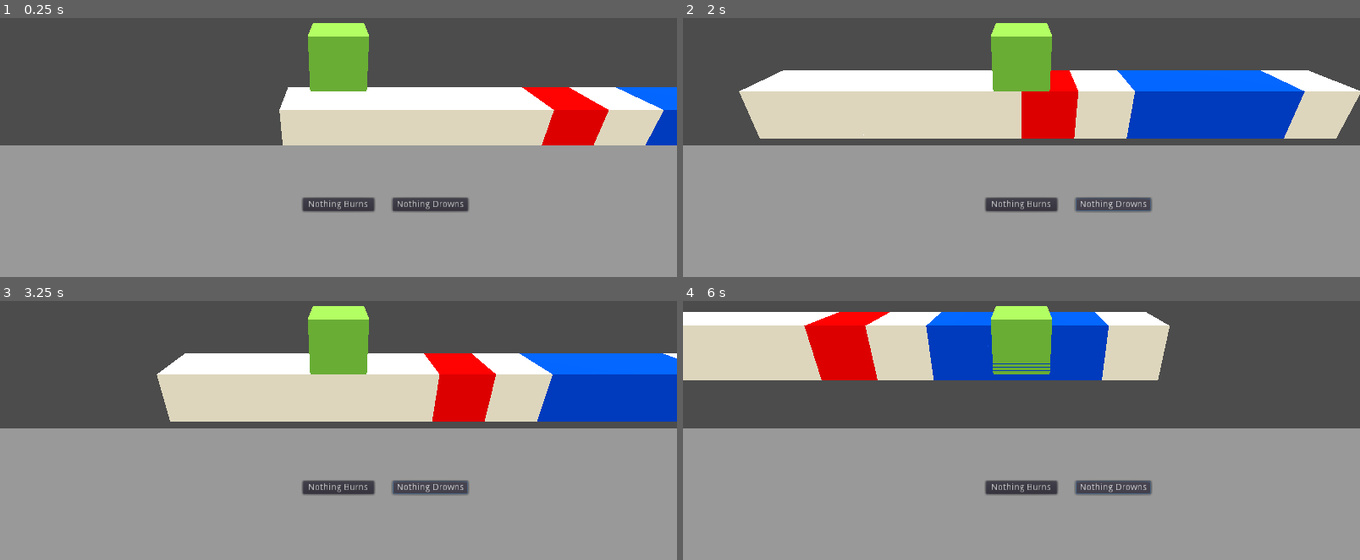
Above: before the commit, frames 1-4 (two rows, left to right).
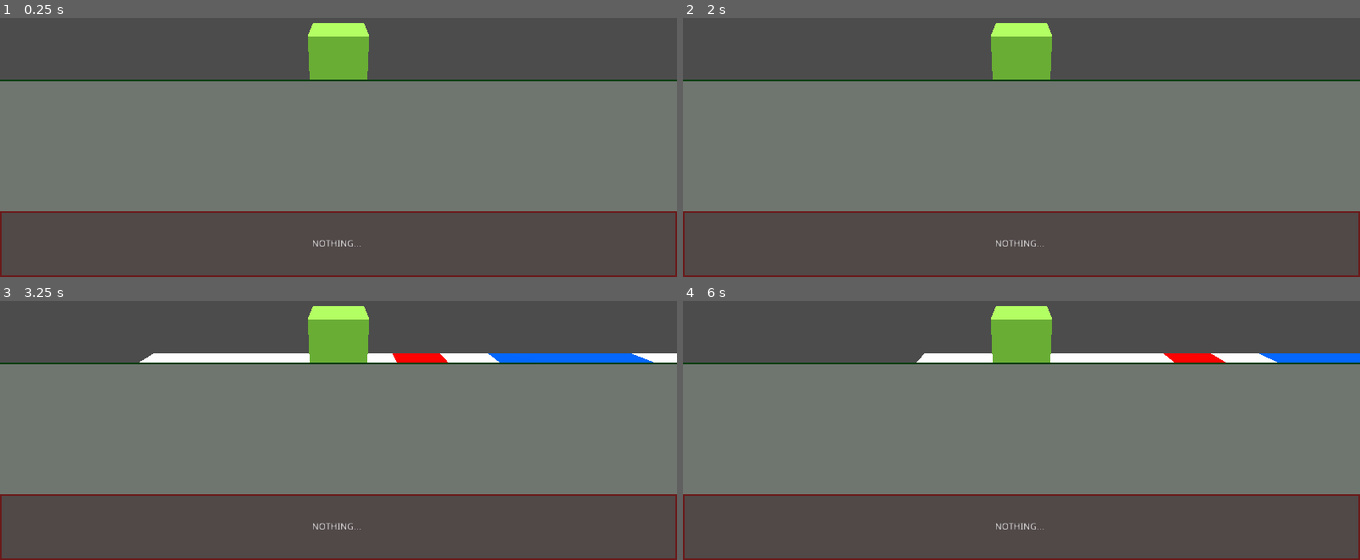
Above: after the commit, the same moments.

Repository: adngdb/ldjam45
Game: Godot game, scene res://Scenes/Main.tscn
The game is run twice, just before and just after one commit, with the same random seed, the same clock (stepped at 60 frames per second) and the same inputs.
Inputs (mouse positions are in pixels of both pictures, inside the frame that each line leads up to):
- Up to frame 1 (0.25 s): no input
- Up to frame 2 (2 s): click (1021, 204) at 0.5 s, where only the run before the commit has a clickable "Nothing Burns"; click (1116, 204) at 1.25 s, where only the run before the commit has a clickable "Nothing Drowns"
- Up to frame 3 (3.25 s): click (338, 487) at 2 s, where only the run before the commit has a clickable "Nothing Burns"; click (433, 487) at 2.75 s, where only the run before the commit has a clickable "Nothing Drowns"
- Up to frame 4 (6 s): click (1021, 487) at 3.5 s, where only the run before the commit has a clickable "Nothing Burns"; click (1116, 487) at 4.25 s, where only the run before the commit has a clickable "Nothing Drowns"

The runs differ from the first frame. In frame 1, 76% of the frame differs, in the area x 0-100%, y 23-100%; in frame 2, 79%; in frame 3, 77%; in frame 4, 89%, in the area x 0-100%, y 4-100%.

Commit message:
Add dynamic dragable buttons for words.

Diff:
--- a/Scenes/ControlDragDropHorizontal.tscn
+++ b/Scenes/ControlDragDropHorizontal.tscn
@@ -1,14 +1,25 @@
-[gd_scene load_steps=4 format=2]
+[gd_scene load_steps=5 format=2]
 
-[ext_resource path="res://Scripts/NothingBurnsButton.gd" type="Script" id=1]
-[ext_resource path="res://Scripts/NothingDrownsButton.gd" type="Script" id=2]
+[ext_resource path="res://Scripts/Rules.gd" type="Script" id=1]
+[ext_resource path="res://Scripts/NothingHolder.gd" type="Script" id=2]
 
 [sub_resource type="StyleBoxFlat" id=1]
+bg_color = Color( 0.435294, 0.462745, 0.435294, 1 )
+border_width_top = 2
+border_color = Color( 0.0431373, 0.247059, 0.0745098, 1 )
+
+[sub_resource type="StyleBoxFlat" id=2]
+bg_color = Color( 0.317647, 0.282353, 0.282353, 1 )
+border_width_left = 2
+border_width_top = 2
+border_width_right = 2
+border_width_bottom = 2
+border_color = Color( 0.415686, 0.101961, 0.101961, 1 )
 
 [node name="ControlDragDropHorizontal" type="Control"]
 anchor_right = 1.0
 anchor_bottom = 1.0
-margin_top = 400.0
+margin_top = 300.0
 
 [node name="Rules" type="Panel" parent="."]
 margin_right = 1024.0
@@ -16,19 +27,19 @@
 grow_horizontal = 0
 grow_vertical = 0
 custom_styles/panel = SubResource( 1 )
-
-[node name="NothingBurnsButton" type="Button" parent="Rules"]
-margin_left = 458.0
-margin_top = 80.0
-margin_right = 566.0
-margin_bottom = 100.0
-text = "Nothing Burns"
 script = ExtResource( 1 )
 
-[node name="NothingDrownsButton" type="Button" parent="Rules"]
-margin_left = 594.0
-margin_top = 80.0
-margin_right = 702.0
+[node name="NothingHolder" type="Panel" parent="."]
+anchor_bottom = 1.0
+margin_top = 200.0
+margin_right = 1024.0
+custom_styles/panel = SubResource( 2 )
+script = ExtResource( 2 )
+
+[node name="Label" type="Label" parent="NothingHolder"]
+margin_right = 1024.0
 margin_bottom = 100.0
-text = "Nothing Drowns"
-script = ExtResource( 2 )
+text = "Nothing... "
+align = 1
+valign = 1
+uppercase = true
--- /dev/null
+++ b/Scripts/NothingHolder.gd
@@ -0,0 +1,9 @@
+extends Panel
+
+func can_drop_data(_pos, data):
+	return data in State.rules_available
+
+func drop_data(_pos, data):
+	var word = State.RULES_DATA[data].word
+	get_node('Label').set_text('Nothing %s' % word)
+	State.activate_rule(data)
--- /dev/null
+++ b/Scripts/Rules.gd
@@ -0,0 +1,8 @@
+extends Panel
+
+func _ready():
+	for rule in State.rules_available:
+		var data = State.RULES_DATA[rule]
+		var word = WordDragable.new(rule, data.word)
+		add_child(word)
+		word.set_position(Vector2(20, 50))
--- a/Scripts/State.gd
+++ b/Scripts/State.gd
@@ -2,8 +2,14 @@
 
 enum Rule {
 	NOTHING_MOVES,
-	NOTHING_BURNS
-	NOTHING_DROWNS
+	NOTHING_BURNS,
+	NOTHING_DROWNS,
+}
+
+const RULES_DATA = {
+	Rule.NOTHING_MOVES: {
+		"word": "moves",
+	},
 }
 
 var rules_available = []
--- /dev/null
+++ b/Scripts/WordDragable.gd
@@ -0,0 +1,19 @@
+extends Button
+
+class_name WordDragable
+
+var ruleIndex = null
+var wordName: String
+
+func _init(rule, word):
+	ruleIndex = rule
+	wordName = word
+
+func _ready():
+	set_text(wordName)
+
+func get_drag_data(_pos):
+	var preview = Label.new()
+	preview.set_text(wordName)
+	set_drag_preview(preview)
+	return ruleIndex
--- a/project.godot
+++ b/project.godot
@@ -8,9 +8,14 @@
 
 config_version=4
 
-_global_script_classes=[  ]
+_global_script_classes=[ {
+"base": "Button",
+"class": "WordDragable",
+"language": "GDScript",
+"path": "res://Scripts/WordDragable.gd"
+} ]
 _global_script_class_icons={
-
+"WordDragable": ""
 }
 
 [application]
